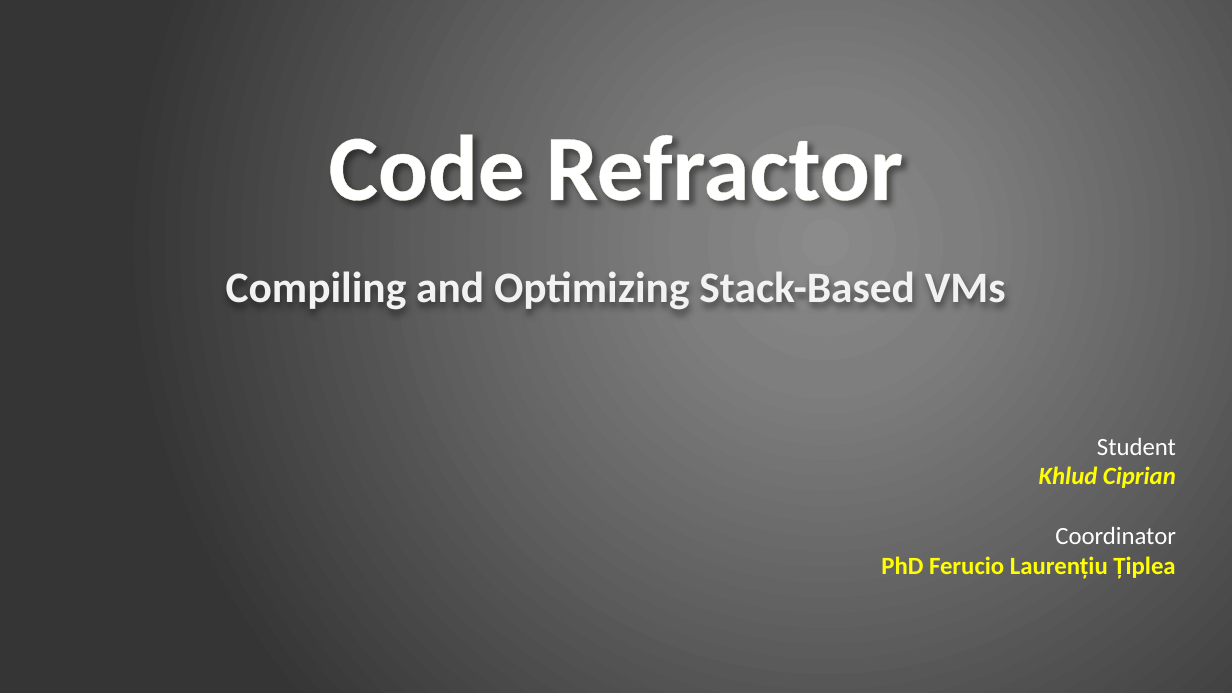
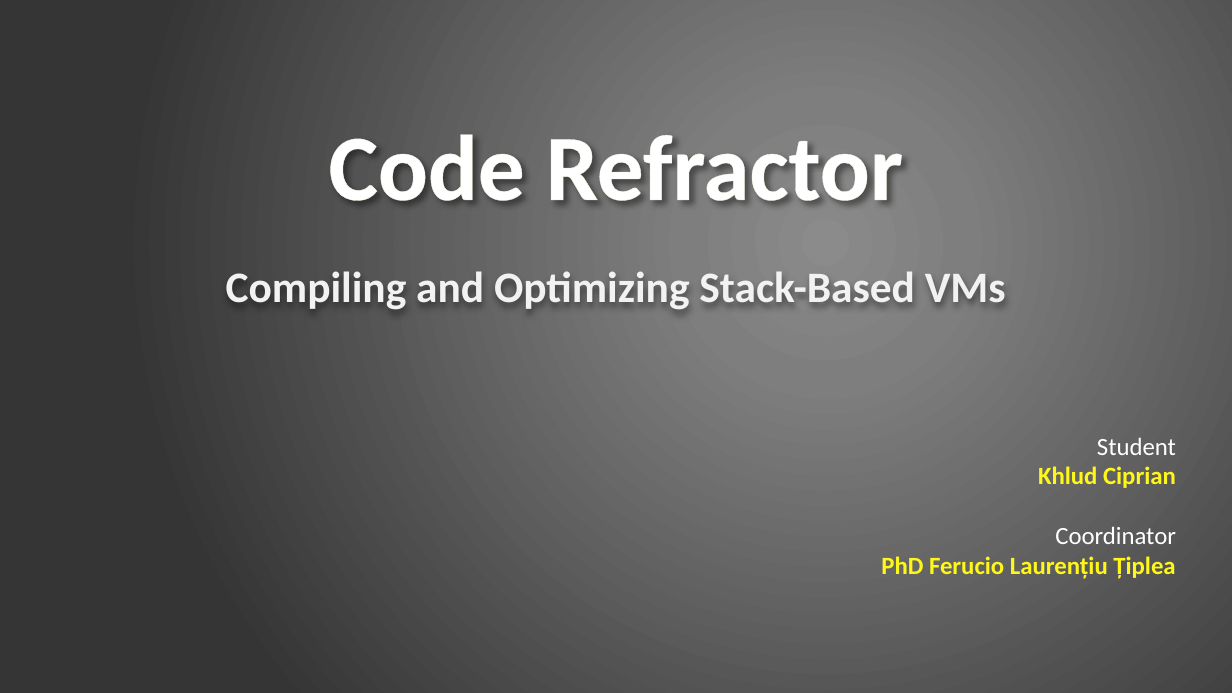
Before and after one commit to ciplogic/CodeRefractor, a slide deck: slide 1 of Documentation/Slides_final.pptx. Drawn at 1232x693 pixels with LibreOffice and Linux fonts; fonts in the diff are those of the drawing. Boxes give left, top, right and bottom in pixels: in the first picture for what was removed or moved away, otherwise in the second. Text is boxed around its words. In the diff, an @@ line names an element or a change of style, - is before the commit and + after.

```diff
--- a/Documentation/Slides_final.pptx
+++ b/Documentation/Slides_final.pptx
@@ text at box(881, 466, 1176, 579): text colour #FFFF00 to #FFF719 in "Khlud Ciprian", "PhD Ferucio Laurențiu Țiplea"; italic off in "Khlud Ciprian" @@
```
Also in this commit, not shown: 11 other slides changed, 2 slides added, 2 slides removed, 1 other file.
